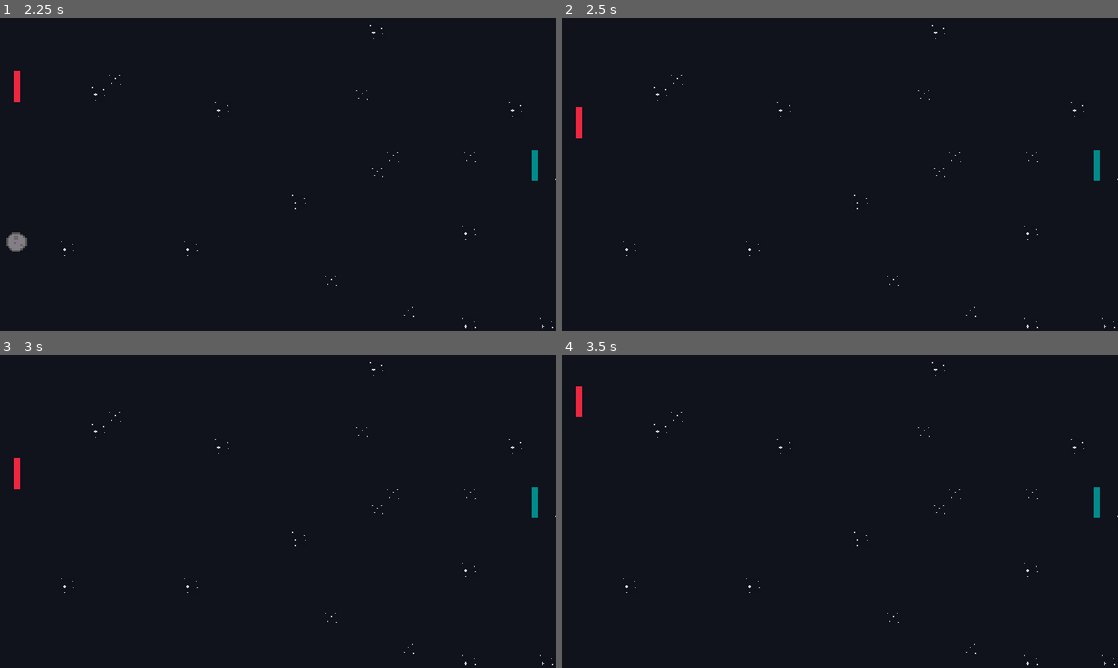
Above: before the commit, frames 1-4 (two rows, left to right).
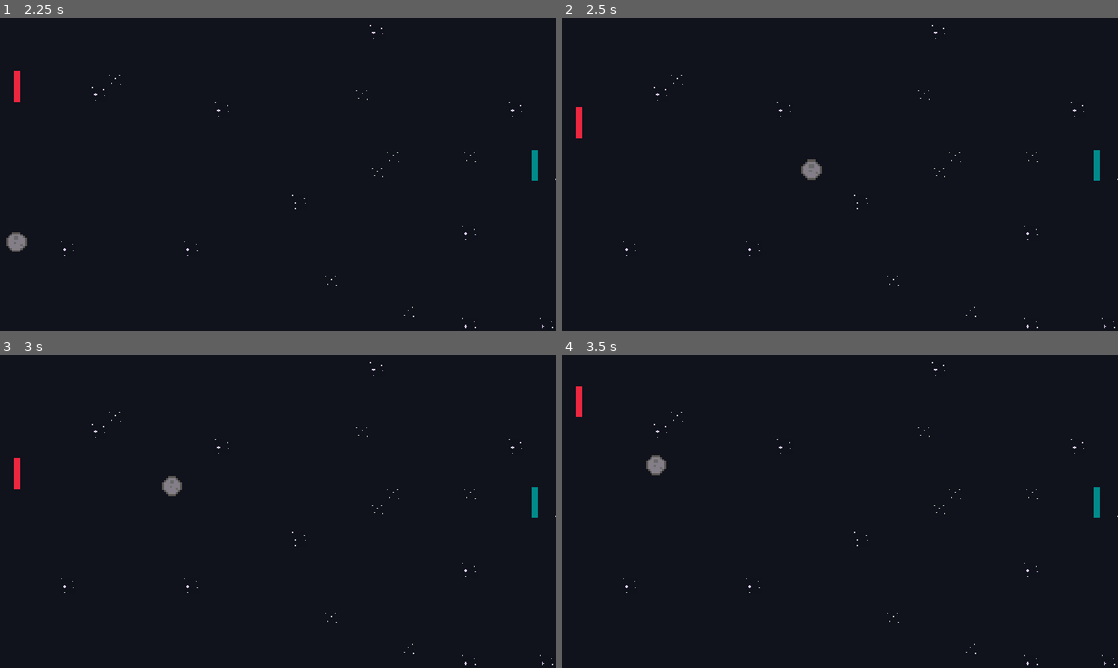
Above: after the commit, the same moments.

Repository: Shaedow2000/Pong-Godot
Game: Godot game, scene res://scenes/main.tscn
The game is run twice, just before and just after one commit, with the same random seed, the same clock (stepped at 60 frames per second) and the same inputs.
Inputs:
- Up to frame 1 (2.25 s): click "Start" at 0.5 s; hold W (move_up_a) 1.28-2.03 s; hold S (move_down_a) from 2.03 s (still down)
- Up to frame 2 (2.5 s): keep holding S (move_down_a)
- Up to frame 3 (3 s): release S (move_down_a) at 2.78 s; hold W (move_up_a) from 2.78 s (still down)
- Up to frame 4 (3.5 s): keep holding W (move_up_a)

Frame 1 is identical in both runs. In frame 2, 0.2% of the frame differs, in the area x 43-47%, y 45-52%; in frame 3, 0.2%; in frame 4, 0.2%.

Commit message:
feat: restart game on scoring

Diff:
--- a/scripts/game.gd
+++ b/scripts/game.gd
@@ -23,6 +23,9 @@
 	asteroid.position = camera.get_screen_center_position()
 	start = true
 
+func restart_game() -> void:
+	asteroid.position = camera.get_screen_center_position()
+
 func scored(player_id: int) -> void:
 	if player_id == 0:
 		score_a += 1
@@ -40,9 +43,9 @@
 func _on_left_body_entered(body: Node2D) -> void:
 	if body.is_in_group("asteroid") and start:
 		scored(1)
-		print("SCORE A: ", score_a, " SCORE B: ", score_b)
+		restart_game()
 
 func _on_rigtht_body_entered(body: Node2D) -> void:
 	if body.is_in_group("asteroid") and start:
 		scored(0)
-		print("SCORE A: ", score_a, " SCORE B: ", score_b)
+		restart_game()
